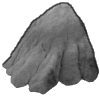
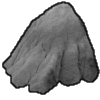
Layers edited between the first and the second 100x100 image:
painted on "line" over [2, 1, 100, 95]
